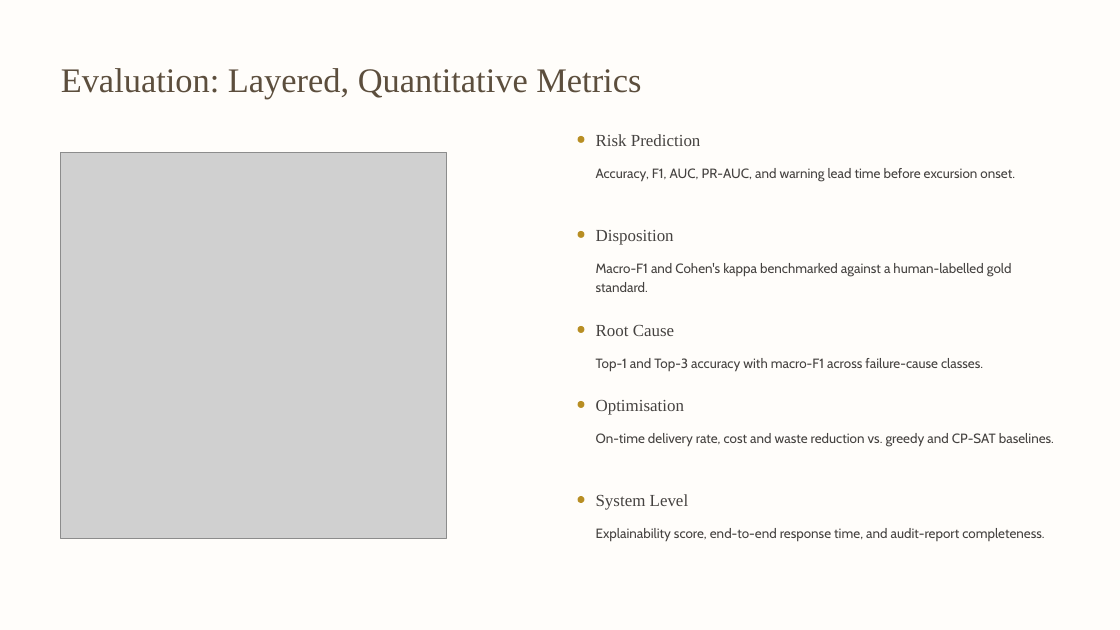
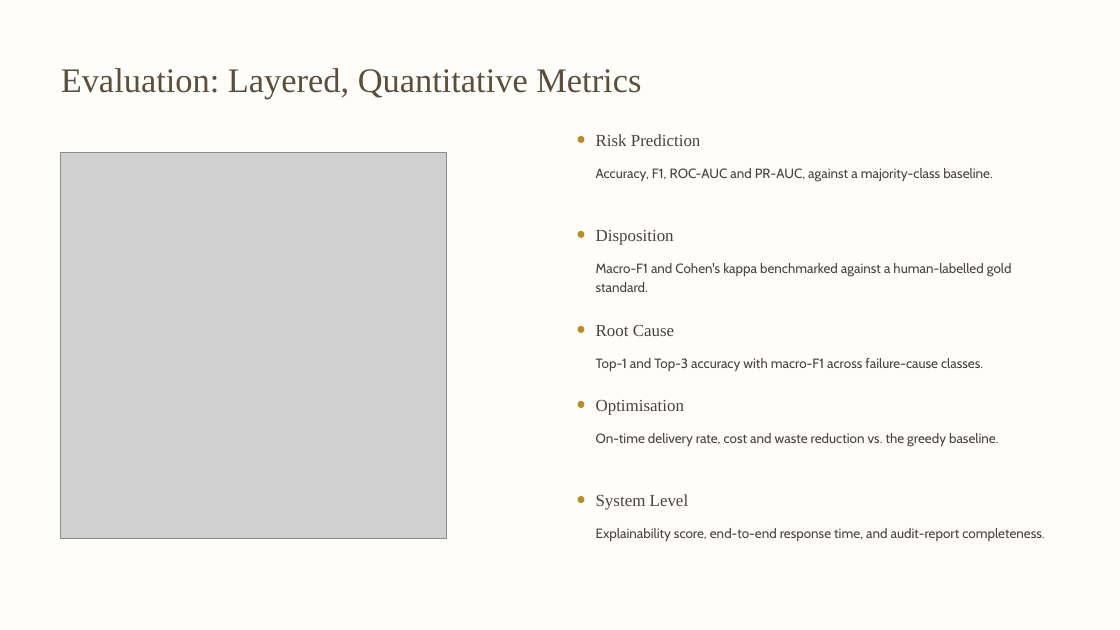
Before and after one commit to Frostash030612/PharmaColdOps, a slide deck: slide 10 of proposal/PharmaColdOps_tune.pptx. Drawn at 1120x630 pixels with LibreOffice and Linux fonts; fonts in the diff are those of the drawing; grey boxes stand for pictures; background and template pictures are left out. Boxes give left, top, right and bottom in pixels: in the first picture for what was removed or moved away, otherwise in the second. Text is boxed around its words. In the diff, an @@ line names an element or a change of style, - is before the commit and + after.

```diff
--- a/proposal/PharmaColdOps_tune.pptx
+++ b/proposal/PharmaColdOps_tune.pptx
@@ text at box(596, 168, 992, 181): text changed @@
-Accuracy, F1, AUC, PR-AUC, and warning lead time before excursion onset.
+Accuracy, F1, ROC-AUC and PR-AUC, against a majority-class baseline.
@@ text at box(596, 433, 998, 446): text changed @@
-On-time delivery rate, cost and waste reduction vs. greedy and CP-SAT baselines.
+On-time delivery rate, cost and waste reduction vs. the greedy baseline.
```
Also in this commit, not shown: 3 other slides changed, 4 other files.
